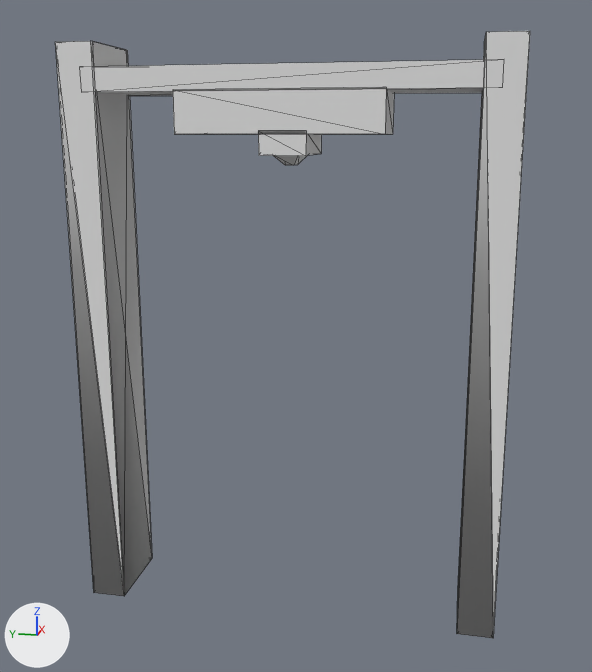
The OBJ model Models/Cranes/storageCrane.obj: old version first, new version second.
Rendered twice from a camera (50 mm lens) standing at (-27.7, -5.7, 16.8) and looking at (0.1, -0.1, 9.9). The lights are fixed; the arrows at lower left show +X, +Y and +Z. Mesh edges are drawn as thin lines. Where no turn or scale is listed for an object, it has been applied to the vertices. Vertices at the same position are counted once.

Before the edit, the objects in view are built like this:
```python
me_crane_cube_003 = bpy.data.meshes.new('Crane_Cube.003')
me_crane_cube_003.from_pydata(...)  # 56 vertices, 94 faces; spans x -1.5..1.5, y -7.5..7.5, z -0.3..19.7
me_crane_cube_003.materials.append(mat_none_001)  # white #e7e7e7
ob_crane_cube_003 = bpy.data.objects.new('Crane_Cube.003', me_crane_cube_003)
ob_crane_cube_003.location = (0.0, 0.0, 0.0)
```
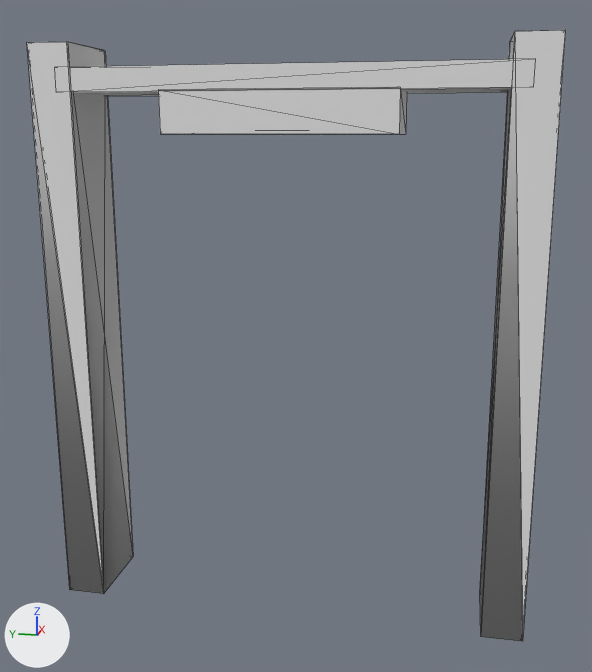
Commit message: Creating multiple Storage Cranes

What changed in the scene script:
```text
Change me_crane_cube_003:
    used by ob_crane_cube_003; location = (0.0, 0.0, 0.0)
    remove me_crane_cube_003.from_pydata(...)  # 56 vertices, 94 faces; spans x -1.5..1.5, y -7.5..7.5, z -0.3..19.7
    add me_crane_cube_003.from_pydata(...)  # 44 vertices, 74 faces; spans x -1.5..1.5, y -8.5..8.5, z -0.3..19.7
    me_crane_cube_003 part 1: a new loose piece, a box spanning x -1.5..1.5, y -3.7..4.1, z 16.8..18.2, in mat_none_001 (white #e7e7e7)
    me_crane_cube_003 part 2: a new loose piece, a box spanning x -1.46..1.46, y -7.61..7.64, z 18.16..18.95, in mat_none_001 (white #e7e7e7)
    me_crane_cube_003 part 3: the loose piece of 12 vertices spanning x -1.5..1.5, y 6.2..7.5, z -0.3..19.7 is moved by (0.0, 0.9, 0.0)
    me_crane_cube_003 part 4: the loose piece of 12 vertices spanning x -1.5..1.5, y -7.5..-6.2, z -0.3..19.7 is moved by (0.0, -0.9, 0.0)
    me_crane_cube_003 part 5: the loose piece of 8 vertices spanning x -1.1..1.1, y -0.5..0.5, z 15.8..16.2 is deleted
    me_crane_cube_003 part 6
    16 vertices are removed from x -1.5..1.5, y -3.3..3.6, z 16.2..18.2
    24 faces are deleted
    4 vertices are added at (-1.5, -0.9, 16.9), (-1.5, 0.9, 16.9), (1.5, 0.9, 16.9), (1.5, -0.9, 16.9)
    2 new faces join them
```

What differs and where, as boxes (x1, y1, x2, y2) in the pictures (592 x 672 px; the box of a moved part takes in the faces that stretch with it):
'Crane_Cube.003', reshaped (13% wider): before (55, 31, 530, 638); after (27, 30, 566, 641)
part 1 of me_crane_cube_003, added: after (158, 87, 407, 134)
part 2 of me_crane_cube_003, added: after (69, 59, 513, 96)
part 3 of me_crane_cube_003, moved or reshaped: before (55, 41, 152, 596); after (27, 42, 133, 594)
part 4 of me_crane_cube_003, moved or reshaped: before (457, 31, 530, 638); after (480, 30, 566, 641)
part 5 of me_crane_cube_003, deleted: before (273, 155, 306, 165)
part 6 of me_crane_cube_003, cut back: before (173, 87, 394, 156)
